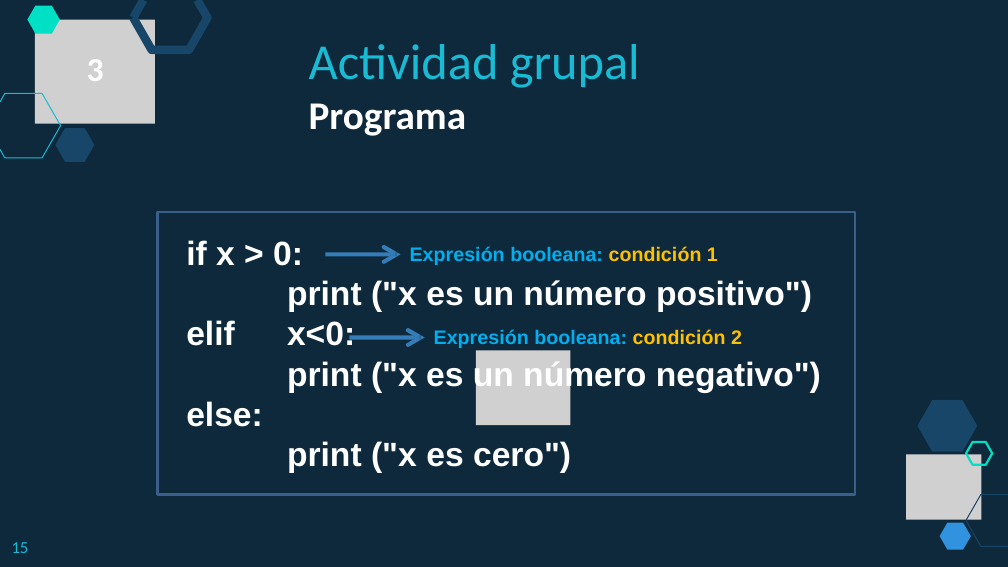
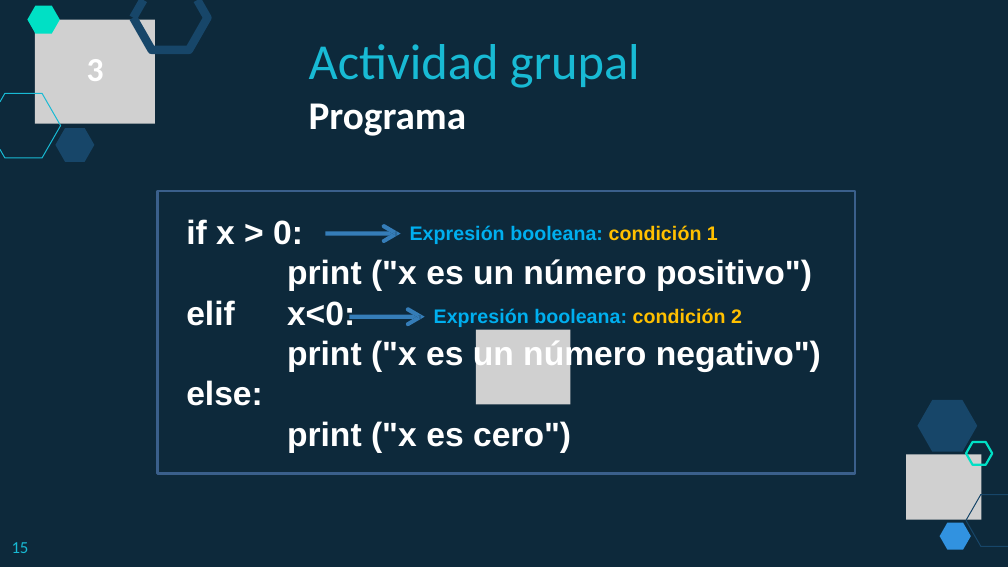
Before and after one commit to lizetheP/PensamientoC, a slide deck: slide 22 of calendario/documentos/4_Condicionales.pptx (slide 23 before the commit). Drawn at 1008x567 pixels with LibreOffice and Linux fonts; fonts in the diff are those of the drawing; grey boxes stand for pictures. Boxes give left, top, right and bottom in pixels: in the first picture for what was removed or moved away, otherwise in the second. Text is boxed around its words. In the diff, an @@ line names an element or a change of style, - is before the commit and + after.

```diff
--- a/calendario/documentos/4_Condicionales.pptx
+++ b/calendario/documentos/4_Condicionales.pptx
@@ 3 texts, 2 freeform shapes, 1 picture, 1 rectangle: place and size @@
-3 texts, 2 freeform shapes, 1 picture, 1 rectangle at (157, 212, 855, 494)
+3 texts, 2 freeform shapes, 1 picture, 1 rectangle at (157, 192, 855, 474)
```
Also in this commit, not shown: 6 other slides changed, 1 slide removed, 5 other files.
